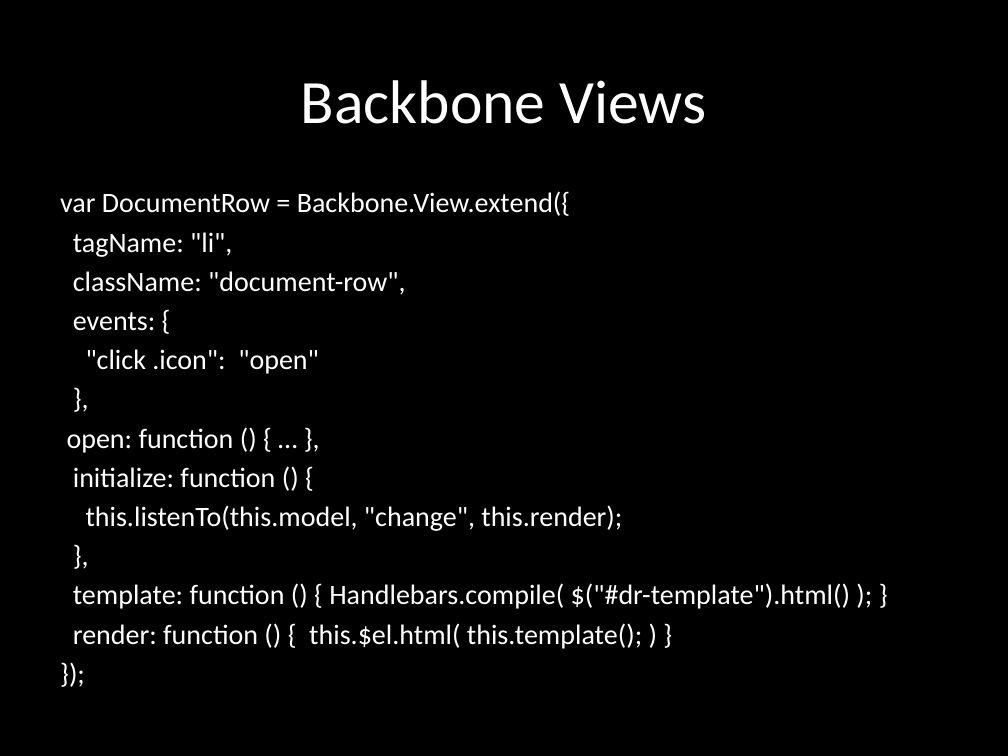
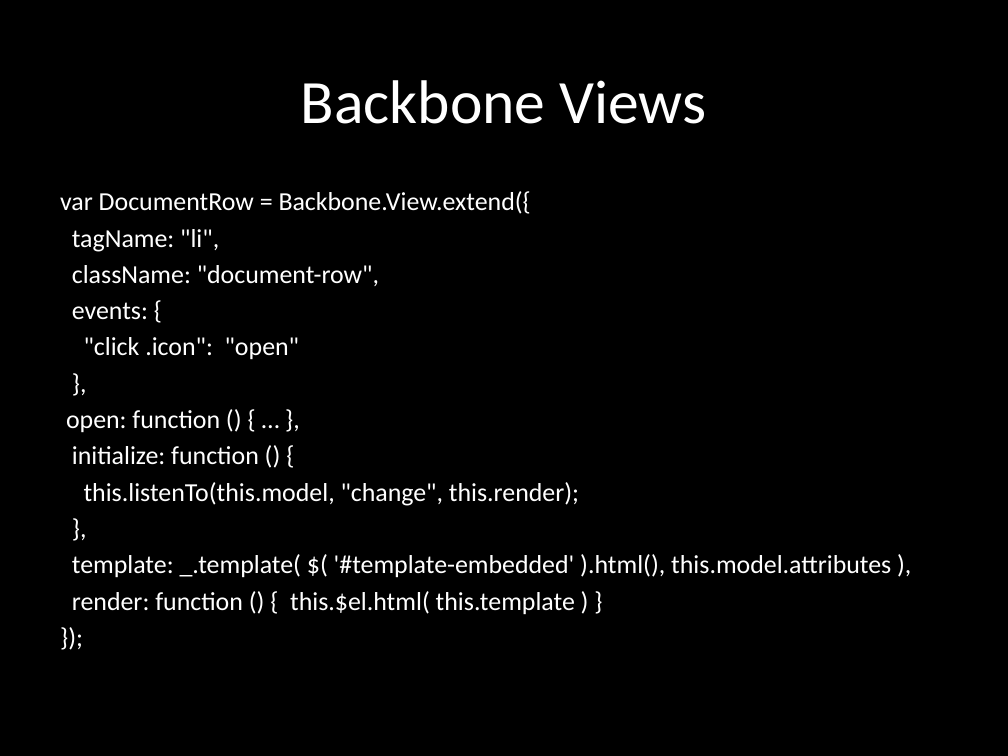
Before and after one commit to eliasjames/training-macys-20160929, a slide deck: slide 4 of slides/Backbone Slides Day 2.pptx. Drawn at 1008x756 pixels with LibreOffice and Linux fonts; fonts in the diff are those of the drawing. Boxes give left, top, right and bottom in pixels: in the first picture for what was removed or moved away, otherwise in the second. Text is boxed around its words. In the diff, an @@ line names an element or a change of style, - is before the commit and + after.

Commit message:
Updated slides

```diff
--- a/slides/Backbone Slides Day 2.pptx
+++ b/slides/Backbone Slides Day 2.pptx
@@ subtitle at (x1=60, y1=191, x2=579, y2=506): size 20 to 18.5 pt in "var DocumentRow = Backbone.View.extend({", "tagName: "li",", "className: "document-row",", "events: {" and 7 more places @@
@@ subtitle at (x1=72, y1=554, x2=891, y2=615): text changed; size 20 to 18.5 pt @@
-template: function () { Handlebars.compile( $("#dr-template").html() ); }
-render: function () { this.$el.html( this.template(); ) }
+template: _.template( $( '#template-embedded' ).html(), this.model.attributes ),
+render: function () { this.$el.html( this.template ) }
```
Also in this commit, not shown: 2 other slides changed, 4 slides added, 2 slides removed, 2 other files.
